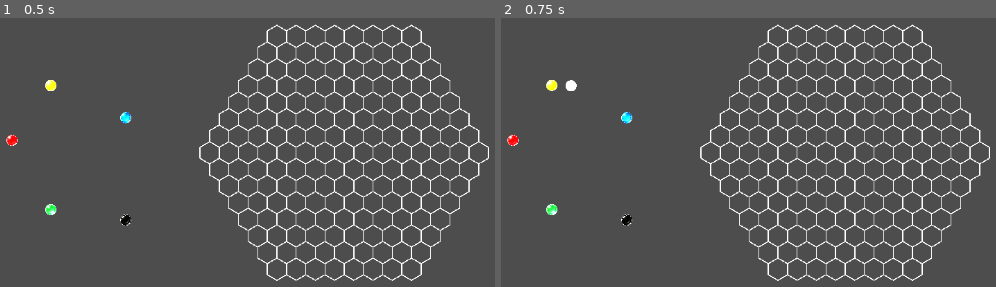
Above: before the commit, frames 1-2 (left to right).
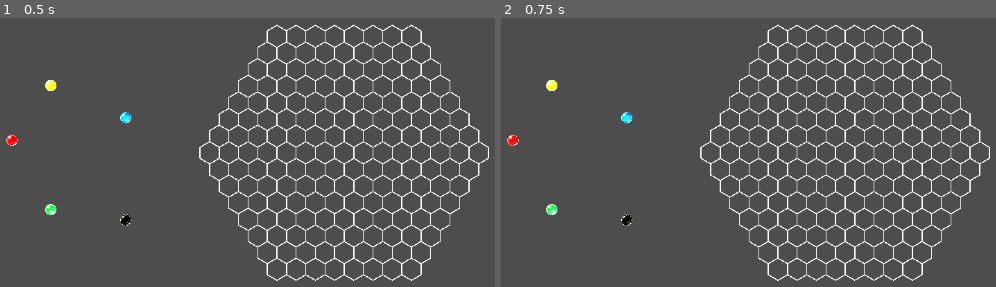
Above: after the commit, the same moments.

Repository: HoshimiyaMukuro499/AfternoonAlgebra
Game: Godot game, scene res://main.tscn
Same seed, same stepped clock (60 frames per second), same inputs: the game is played once before the commit and once after it.
Inputs (mouse positions are in pixels of both pictures, inside the frame that each line leads up to):
- Up to frame 1 (0.5 s): no input
- Up to frame 2 (0.75 s): tap Enter (ui_accept) at 0.5 s; move the mouse to (outside the picture) at 0.52 s; hold Enter (ui_accept) from 0.53 s (still down); click (outside the picture) at 0.67 s

Frame 1 is identical in both runs. In frame 2, less than 0.1% of the frame differs, in the area x 9-16%, y 23-28%.
Error before the commit: Invalid call. Nonexistent function 'is_out_of_bounds' in base 'Nil'. (res://Marble2D.gd:118)

Commit message:
更新了某些内容？Afternoon_algebra/coding/GameManager.gd

Diff:
--- a/Afternoon_algebra/coding/GameManager.gd
+++ b/Afternoon_algebra/coding/GameManager.gd
@@ -41,10 +41,10 @@
 	start_turn()
 
 # ====== 原有：回车测试 ======
-func _input(event: InputEvent) -> void:
-	if event.is_action_pressed("ui_accept"):
-		if current_state == TurnState.IDLE:
-			test_marble.move(MarbleConst.HexDirection.RIGHT, 2)
+#func _input(event: InputEvent) -> void:
+	#if event.is_action_pressed("ui_accept"):
+		#if current_state == TurnState.IDLE:
+			#test_marble.move(MarbleConst.HexDirection.RIGHT, 2)
 
 # ====== 新增：状态机方法 ======
 func start_turn():
Not shown, changed: .obsidian/workspace.json
Not shown, added: Afternoon_algebra/coding (2).zip
